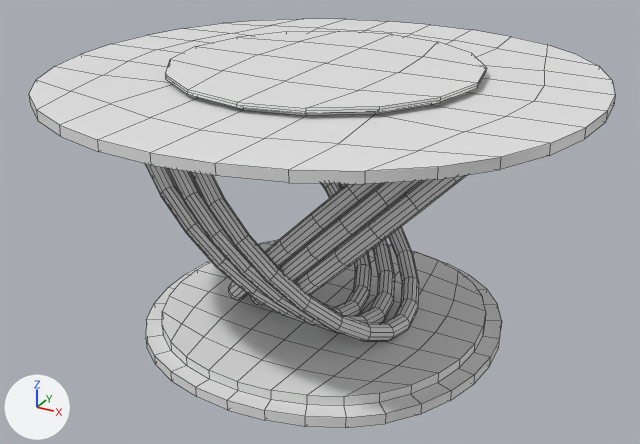
The FBX model Assets/Arts/Models/model_table_modern_01.fbx: old version first, new version second.
The view is the same before and after, from a 50 mm lens placed at (1.349, -2.491, 1.635), pointed at (-0.001, -0.035, 0.407). Every picture has the same lights, and +X, +Y and +Z are marked at lower left. Mesh edges are drawn as thin lines. Where no turn or scale is listed for an object, it has been applied to the vertices.
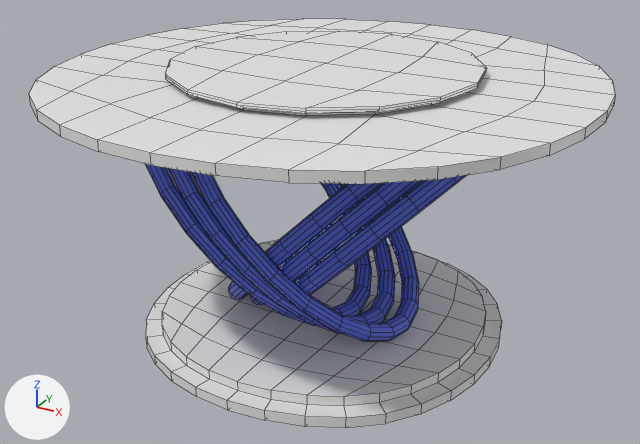
What differs and where, as boxes [x1, y1, x2, y2] in the pictures (640 x 444 px):
part 1 of me_plane_003, recoloured (white to blue): [145, 164, 467, 341] in both

Patch to the scene script:
```diff
--- a/Assets/Arts/Models/model_table_modern_01.fbx.py
+++ b/Assets/Arts/Models/model_table_modern_01.fbx.py
@@ mat_material_002 @@
+mat_material_002 = principled_material('Material.002')
+mat_material_002.base_color = (0.101, 0.153, 0.8)  # blue #596de7
@@ mat_material @@
+mat_material = principled_material('Material')
+mat_material.base_color = (0.8, 0.8, 0.8)  # white #e7e7e7
@@ me_plane_003 @@
 me_plane_003.from_pydata(...)  # 2212 vertices, 2208 faces; spans x -0.9..0.9, y -0.9..0.9, z 0.0..0.95
 # used by ob_plane_001; location = (0.0, 0.0, 0.0)
+# me_plane_003 part 1: 1728 of the faces centred in x -0.66..0.67, y -0.43..0.4, z 0.07..0.89 switch from no material to mat_material_002 (blue #596de7)
+me_plane_003.materials.append(mat_material)  # white #e7e7e7
```
